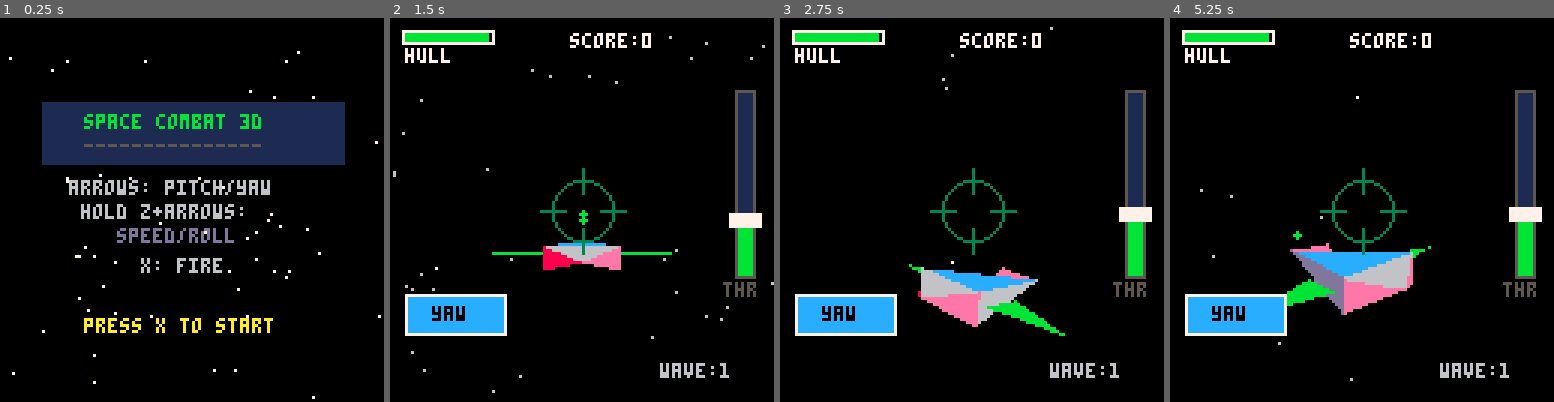
Above: before the commit, frames 1-4 (left to right).
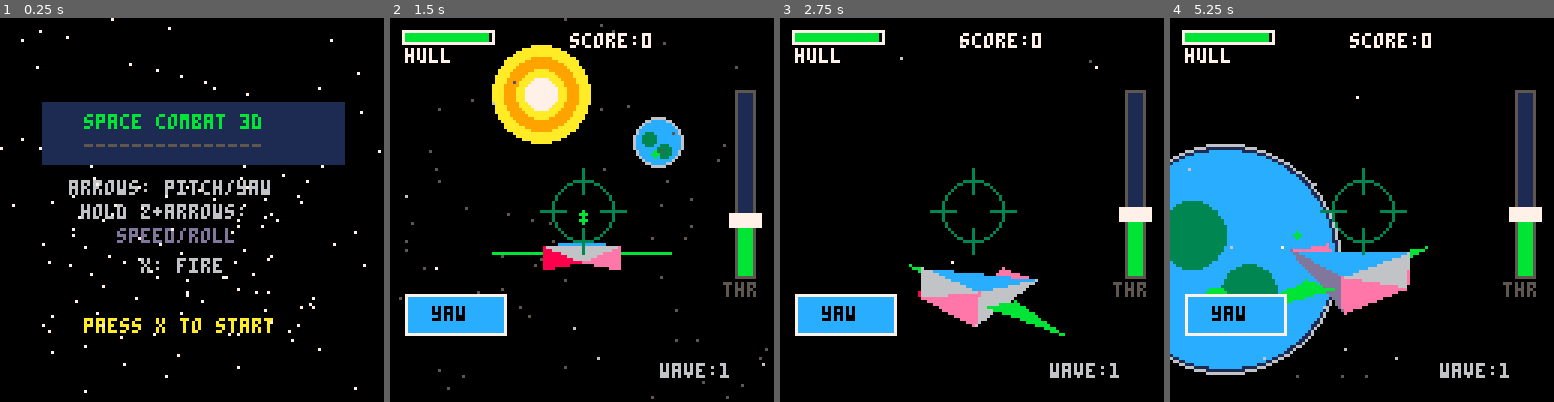
Above: after the commit, the same moments.

Repository: RubenTipparach/Mini-Pico-Games
Game: PICO-8 cartridge pico-8/carts/space_combat_3d.p8
The game is run twice, just before and just after one commit, with the same random seed, the same clock (stepped at 60 frames per second) and the same inputs.
Inputs (mouse positions are in pixels of both pictures, inside the frame that each line leads up to):
- Up to frame 1 (0.25 s): no input
- Up to frame 2 (1.5 s): tap X (X key) at 0.33, 1.07 s; click (670, 121) at 0.67 s; tap O (Z key) at 0.7 s; click (436, 267) at 1.22 s
- Up to frame 3 (2.75 s): hold Right 1.6-2.1 s; tap O (Z key) at 1.7, 2.1, 2.5 s; click (887, 114) at 1.77 s; tap X (X key) at 1.85 s; hold Up 2.15-2.42 s; click (952, 259) at 2.32 s; hold Right from 2.47 s (still down)
- Up to frame 4 (5.25 s): click (1404, 106) at 2.87 s; tap O (Z key) every 0.4 s from 2.9 to 4.9 s; tap X (X key) at 2.97, 4.08, 5.2 s; release Right at 3.03 s; hold Left 3.08-3.58 s; click (1465, 256) at 3.42 s; hold Down 3.63-3.97 s; click (1231, 102) at 3.97 s; hold Right 4.02-4.68 s; click (1292, 248) at 4.52 s; hold Up 4.73-5.03 s; click (1354, 94) at 5.07 s; hold Left from 5.08 s (still down)

The runs differ from the first frame. In frame 1, 1.0% of the frame differs, in the area x 0-100%, y 0-100%; in frame 2, 7.0%; in frame 3, less than 0.1%; in frame 4, 19%, in the area x 0-68%, y 32-95%.

Commit message:
Add orthonormalization, Wing Commander targeting, and celestial objects
- Call orthonorm() each frame to prevent orientation drift from accumulated floating point errors
- Add double-tap Z/B to cycle through enemy targets
- Add Wing Commander-style targeting brackets on all enemies (green for active target, red for others)
- Add diamond marker above current target
- Add target info panel showing distance to target
- Add off-screen target indicator when target is behind
- Increase starfield from 80 to 200 stars with depth-based coloring
- Add glowing sun in fixed direction
- Add planet with atmosphere and land masses that wraps around the play area

Diff:
--- a/pico-8/carts/space_combat_3d.p8
+++ b/pico-8/carts/space_combat_3d.p8
@@ -31,6 +31,11 @@
 roll_mode=false
 throttle=0
 mx,my,mb,mp=64,64,false,false
+
+-- targeting
+target=nil
+last_b_tap=0
+tap_window=15
 
 -- tables
 stars={}
@@ -137,6 +142,26 @@
  }
 end
 
+-- re-orthonormalize vectors (gram-schmidt)
+function orthonorm()
+ -- normalize forward
+ local l=sqrt(p_fwd[1]^2+p_fwd[2]^2+p_fwd[3]^2)
+ p_fwd[1]/=l p_fwd[2]/=l p_fwd[3]/=l
+
+ -- right = right - (right.fwd)*fwd
+ local d=p_rgt[1]*p_fwd[1]+p_rgt[2]*p_fwd[2]+p_rgt[3]*p_fwd[3]
+ p_rgt[1]-=d*p_fwd[1]
+ p_rgt[2]-=d*p_fwd[2]
+ p_rgt[3]-=d*p_fwd[3]
+ l=sqrt(p_rgt[1]^2+p_rgt[2]^2+p_rgt[3]^2)
+ p_rgt[1]/=l p_rgt[2]/=l p_rgt[3]/=l
+
+ -- up = fwd x rgt
+ p_up[1]=p_fwd[2]*p_rgt[3]-p_fwd[3]*p_rgt[2]
+ p_up[2]=p_fwd[3]*p_rgt[1]-p_fwd[1]*p_rgt[3]
+ p_up[3]=p_fwd[1]*p_rgt[2]-p_fwd[2]*p_rgt[1]
+end
+
 -- transform point by orientation matrix (fwd,rgt,up)
 function orient_point(x,y,z,fwd,rgt,up)
  return
@@ -162,15 +187,26 @@
  return 64+x*90/z,64-y*90/z,z
 end
 
+-- celestial objects
+sun_dir={0.6,0.3,0.7}
+planet_pos={-500,200,800}
+planet_r=80
+
 function _init()
  poke(0x5f2d,1)
- for i=1,80 do
+ -- more stars!
+ for i=1,200 do
   add(stars,{
-   rnd(256)-128,
-   rnd(256)-128,
-   rnd(200)+50
+   rnd(400)-200,
+   rnd(400)-200,
+   rnd(300)+50
   })
  end
+ -- normalize sun direction
+ local l=sqrt(sun_dir[1]^2+sun_dir[2]^2+sun_dir[3]^2)
+ sun_dir[1]/=l
+ sun_dir[2]/=l
+ sun_dir[3]/=l
 end
 
 function _update60()
@@ -206,6 +242,8 @@
  bullets={}
  parts={}
  expls={}
+ target=nil
+ last_b_tap=-99
  -- reset player orientation
  p_fwd={0,0,1}
  p_rgt={1,0,0}
@@ -264,8 +302,19 @@
   end
  end
 
+ -- re-orthonormalize to prevent error accumulation
+ orthonorm()
+
  -- smooth speed
  pspeed+=(throttle*1.5-pspeed)*0.08
+
+ -- double-tap B to cycle targets
+ if btnp(4) then
+  if t()-last_b_tap<0.25 then
+   cycle_target()
+  end
+  last_b_tap=t()
+ end
 
  -- A button (btn 5) = fire
  pfire=max(0,pfire-1)
@@ -374,6 +423,28 @@
   fire=rnd(60)+30,
   ai=rnd(30)
  })
+end
+
+function cycle_target()
+ if #enemies==0 then
+  target=nil
+  return
+ end
+
+ -- find current target index
+ local cur_idx=0
+ for i,e in pairs(enemies) do
+  if e==target then
+   cur_idx=i
+   break
+  end
+ end
+
+ -- cycle to next
+ cur_idx+=1
+ if cur_idx>#enemies then cur_idx=1 end
+ target=enemies[cur_idx]
+ sfx(0)
 end
 
 function update_enemies()
@@ -557,24 +628,75 @@
 end
 
 function draw_stars()
+ -- draw sun (always in same direction, very far)
+ local sun_dist=1000
+ local sun_wx=sun_dir[1]*sun_dist
+ local sun_wy=sun_dir[2]*sun_dist
+ local sun_wz=sun_dir[3]*sun_dist
+ local svx,svy,svz=to_cam_space(sun_wx,sun_wy,sun_wz)
+ if svz>1 then
+  local ssx,ssy=proj(svx,svy,svz)
+  if ssx>=-20 and ssx<148 and ssy>=-20 and ssy<148 then
+   -- sun glow
+   circfill(ssx,ssy,16,10)
+   circfill(ssx,ssy,12,9)
+   circfill(ssx,ssy,8,10)
+   circfill(ssx,ssy,5,7)
+  end
+ end
+
+ -- draw planet (fixed position, wraps)
+ local prx=planet_pos[1]-cx
+ local pry=planet_pos[2]-cy
+ local prz=planet_pos[3]-cz
+ -- wrap planet around
+ while prz<-400 do prz+=1600 end
+ while prz>1200 do prz-=1600 end
+ while prx<-800 do prx+=1600 end
+ while prx>800 do prx-=1600 end
+
+ local pvx,pvy,pvz=to_cam_space(prx+cx,pry+cy,prz+cz)
+ if pvz>10 then
+  local psx,psy=proj(pvx,pvy,pvz)
+  local pr=planet_r*90/pvz
+  if psx>-pr and psx<128+pr and psy>-pr and psy<128+pr then
+   -- planet body (blue-green)
+   circfill(psx,psy,pr,1)
+   circfill(psx,psy,pr*0.95,12)
+   -- atmosphere
+   circ(psx,psy,pr,6)
+   -- land masses
+   if pr>5 then
+    circfill(psx-pr*0.3,psy-pr*0.2,pr*0.3,3)
+    circfill(psx+pr*0.2,psy+pr*0.3,pr*0.25,3)
+    circfill(psx-pr*0.1,psy+pr*0.4,pr*0.15,11)
+   end
+  end
+ end
+
+ -- draw stars
  for s in all(stars) do
   local rx=s[1]-cx
   local ry=s[2]-cy
   local rz=s[3]-cz
 
-  while rz<0 do rz+=200 end
-  while rz>200 do rz-=200 end
-  while rx<-128 do rx+=256 end
-  while rx>128 do rx-=256 end
-  while ry<-128 do ry+=256 end
-  while ry>128 do ry-=256 end
+  while rz<0 do rz+=300 end
+  while rz>300 do rz-=300 end
+  while rx<-200 do rx+=400 end
+  while rx>200 do rx-=400 end
+  while ry<-200 do ry+=400 end
+  while ry>200 do ry-=400 end
 
   local vx,vy,vz=to_cam_space(rx+cx,ry+cy,rz+cz)
 
   if vz>1 then
    local sx,sy=proj(vx,vy,vz)
    if sx>=0 and sx<128 and sy>=0 and sy<128 then
-    pset(sx,sy,vz<50 and 7 or 6)
+    -- star color varies by depth
+    local col=7
+    if vz>150 then col=5
+    elseif vz>80 then col=6 end
+    pset(sx,sy,col)
    end
   end
  end
@@ -742,6 +864,9 @@
  line(50,64,58,64,3)
  line(70,64,78,64,3)
 
+ -- wing commander style targeting
+ draw_target_brackets()
+
  -- throttle
  rectfill(116,25,120,85,1)
  rect(115,24,121,86,5)
@@ -756,8 +881,95 @@
  rect(5,92,38,105,7)
  print(roll_mode and "roll" or "yaw",14,96,0)
 
+ -- target info panel (bottom left)
+ if target then
+  rectfill(4,110,50,124,1)
+  rect(4,110,50,124,11)
+  print("tgt",6,112,11)
+  local dx=target.x-px
+  local dy=target.y-py
+  local dz=target.z-pz
+  local dist=sqrt(dx*dx+dy*dy+dz*dz)
+  print(flr(dist).."m",6,118,7)
+ end
+
  -- mouse
  pset(mx,my,7)
+end
+
+function draw_target_brackets()
+ -- validate target still exists
+ if target then
+  local found=false
+  for e in all(enemies) do
+   if e==target then found=true break end
+  end
+  if not found then target=nil end
+ end
+
+ -- auto-target nearest if no target
+ if not target and #enemies>0 then
+  local best_d=99999
+  for e in all(enemies) do
+   local dx=e.x-px
+   local dy=e.y-py
+   local dz=e.z-pz
+   local d=dx*dx+dy*dy+dz*dz
+   if d<best_d then
+    best_d=d
+    target=e
+   end
+  end
+ end
+
+ -- draw brackets on all enemies
+ for e in all(enemies) do
+  local vx,vy,vz=to_cam_space(e.x,e.y,e.z)
+  if vz>1 then
+   local sx,sy=proj(vx,vy,vz)
+   local sz=max(6,40/vz)
+   local is_target=(e==target)
+   local col=is_target and 11 or 8
+
+   -- corner brackets (wing commander style)
+   -- top-left
+   line(sx-sz,sy-sz,sx-sz,sy-sz+sz/2,col)
+   line(sx-sz,sy-sz,sx-sz+sz/2,sy-sz,col)
+   -- top-right
+   line(sx+sz,sy-sz,sx+sz,sy-sz+sz/2,col)
+   line(sx+sz,sy-sz,sx+sz-sz/2,sy-sz,col)
+   -- bottom-left
+   line(sx-sz,sy+sz,sx-sz,sy+sz-sz/2,col)
+   line(sx-sz,sy+sz,sx-sz+sz/2,sy+sz,col)
+   -- bottom-right
+   line(sx+sz,sy+sz,sx+sz,sy+sz-sz/2,col)
+   line(sx+sz,sy+sz,sx+sz-sz/2,sy+sz,col)
+
+   -- current target gets extra indicator
+   if is_target then
+    -- diamond marker above
+    local dy=-sz-5
+    line(sx,sy+dy-3,sx-3,sy+dy,11)
+    line(sx,sy+dy-3,sx+3,sy+dy,11)
+    line(sx-3,sy+dy,sx,sy+dy+3,11)
+    line(sx+3,sy+dy,sx,sy+dy+3,11)
+   end
+  else
+   -- off-screen target indicator (arrow at edge)
+   if e==target then
+    local dx=e.x-px
+    local dy=e.y-py
+    local dz=e.z-pz
+    -- project direction to screen
+    local ang=atan2(vx,-vz)
+    local ex=64+cos(ang)*50
+    local ey=64+sin(ang)*50
+    -- draw arrow
+    circfill(ex,ey,3,8)
+    print(">",ex-2,ey-3,11)
+   end
+  end
+ end
 end
 
 function draw_dead()
